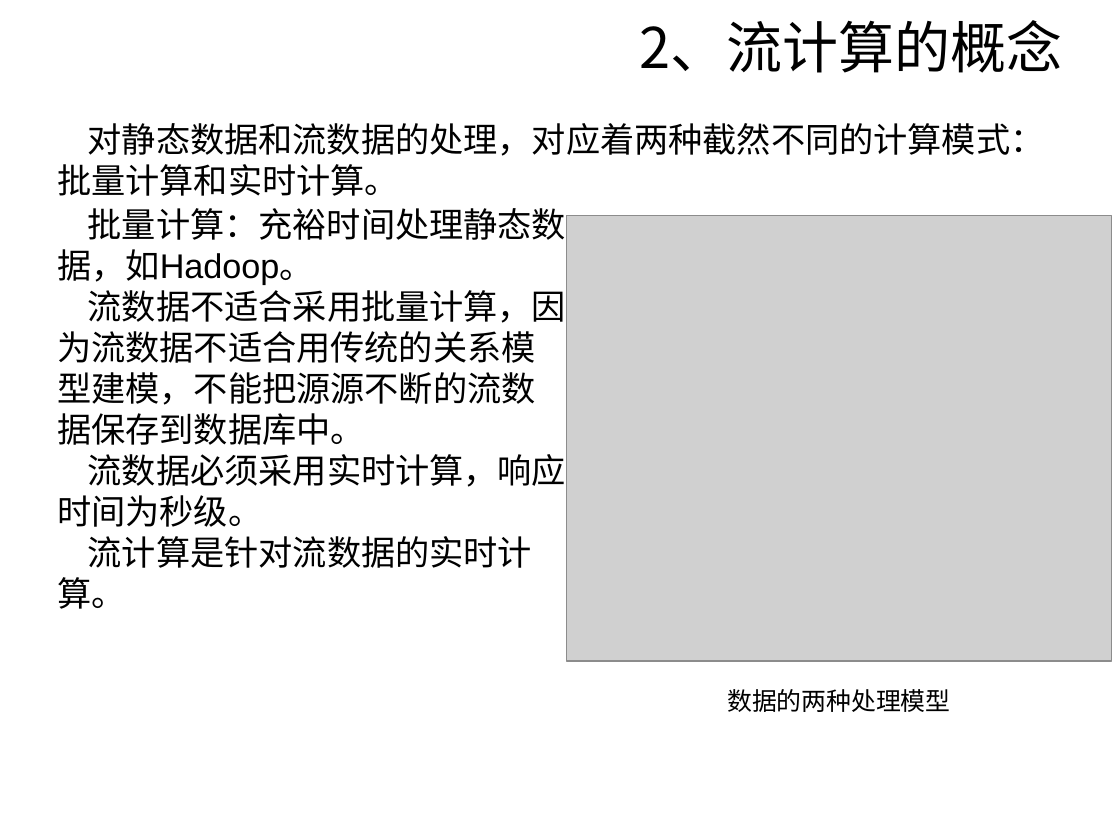
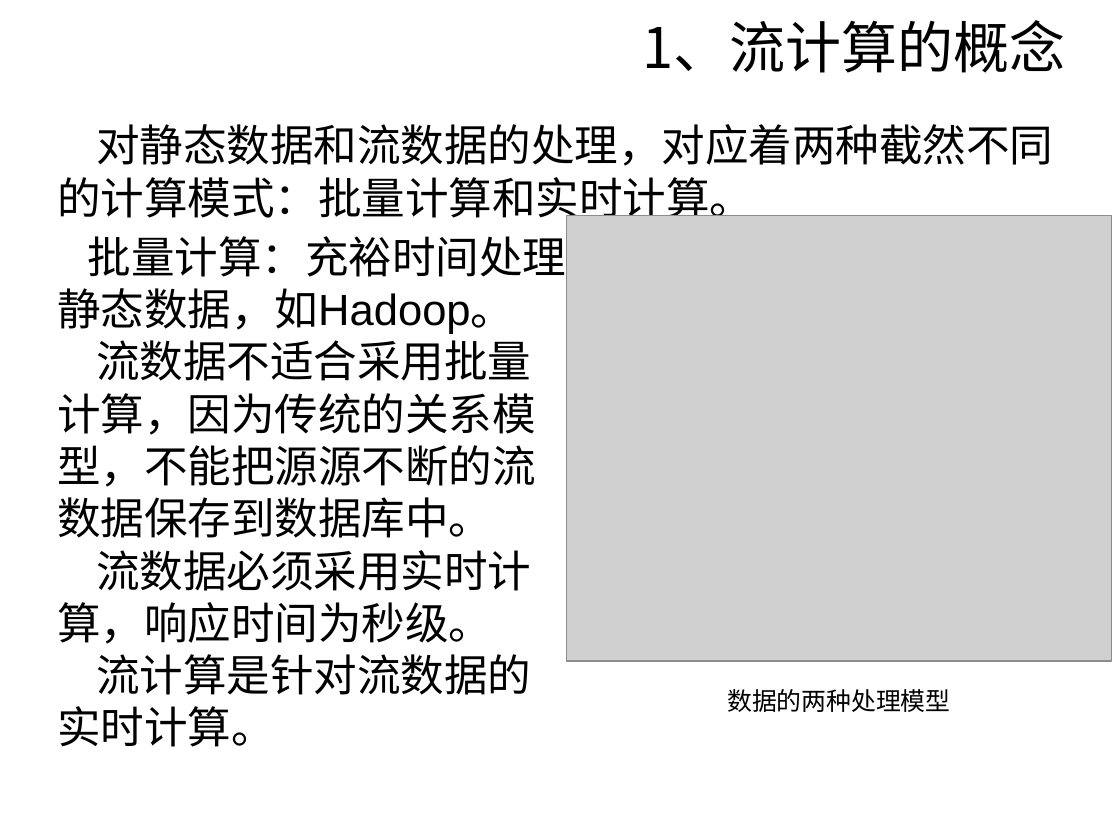
Before and after one commit to sunyisgithub/Git, a slide deck: slide 5 of Storm.ppt (slide 6 before the commit). Drawn at 1120x840 pixels with LibreOffice and Linux fonts; fonts in the diff are those of the drawing; grey boxes stand for pictures; background and template pictures are left out. Boxes give left, top, right and bottom in pixels: in the first picture for what was removed or moved away, otherwise in the second. Text is boxed around its words. In the diff, an @@ line names an element or a change of style, - is before the commit and + after.

```diff
--- a/Storm.ppt
+++ b/Storm.ppt
@@ text at (643,20,1066,73): text changed @@
-2、流计算的概念
+1、流计算的概念
@@ text "对静态数据和流数据的处理，对应着两种截然不同的计算模式：批量计算和实时计算。" at (57,124,1053,225): size 22 to 28 pt @@
@@ text "批量计算：充裕时间处理静态数据，如Hadoop。": place and size @@
-text "批量计算：充裕时间处理静态数据，如Hadoop。" at (57,208,566,568)
+text "批量计算：充裕时间处理静态数据，如Hadoop。" at (57,236,566,747)
@@ text at (57,236,566,747): size 22 to 28 pt in "批量计算：充裕时间处理静态数据，如Hadoop。", "流数据必须采用实时计算，响应时间为秒级。", "流计算是针对流数据的实时计算。" @@
@@ text at (57,333,535,538): text changed; size 22 to 28 pt @@
-流数据不适合采用批量计算，因为流数据不适合用传统的关系模型建模，不能把源源不断的流数据保存到数据库中。
+流数据不适合采用批量计算，因为传统的关系模型，不能把源源不断的流数据保存到数据库中。
```
Also in this commit, not shown: 23 other slides changed, 20 slides added, 13 slides removed.
